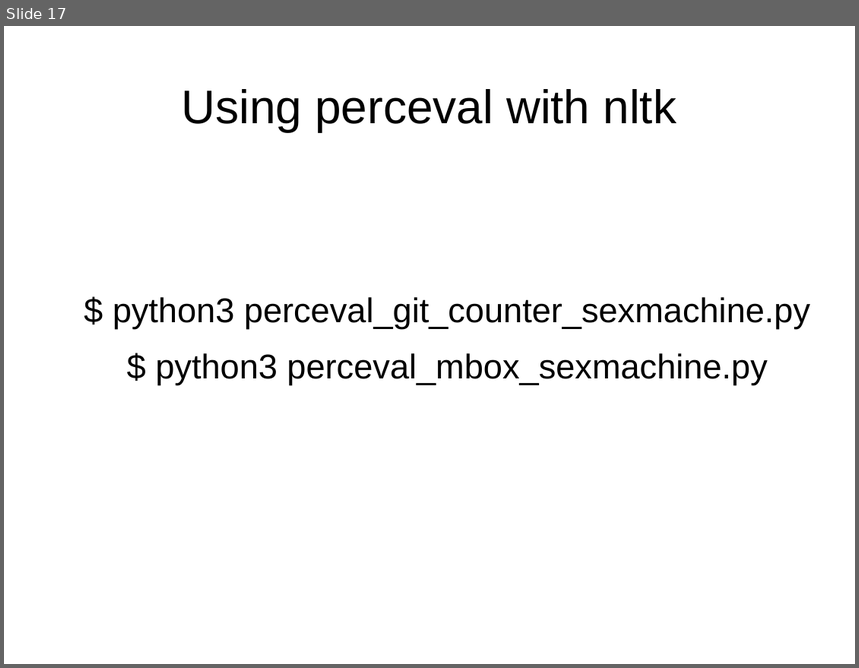
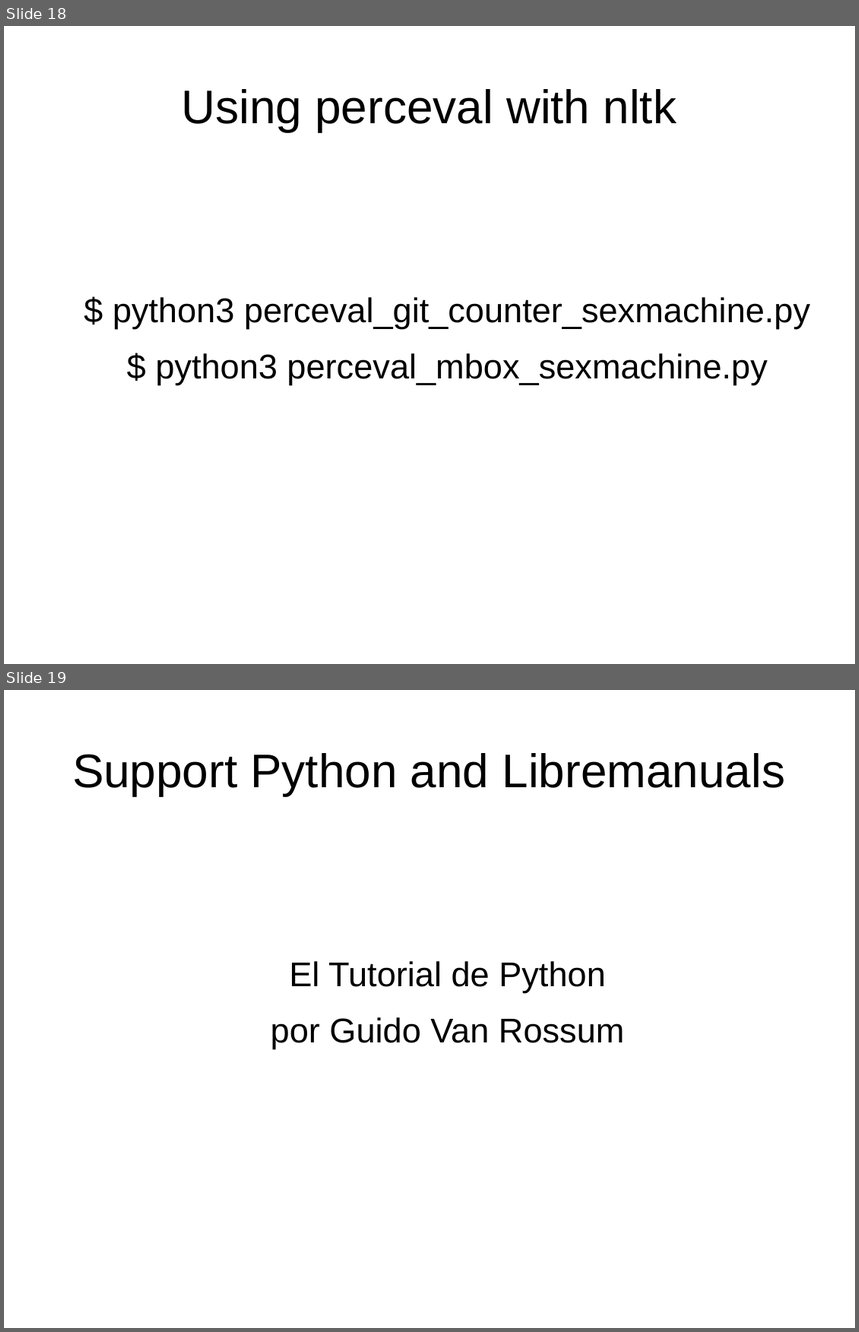
Before and after one commit to davidam/python-examples, a slide deck: presentations/nltk.odp. Shown one above the other, each under a label of ours: slide 17 before the commit, slides 18 and 19 after it. The pictures are 859x668 and 859x1332 pixels, drawn with LibreOffice and Linux fonts; fonts in the diff are those of the drawing. Boxes give left, top, right and bottom in pixels: in the first picture for what was removed or moved away, otherwise in the second. Text is boxed around its words. In the diff, an @@ line names an element or a change of style, - is before the commit and + after.

```diff
--- a/presentations/nltk.odp
+++ b/presentations/nltk.odp
@@ slide 19 added at [4, 690, 855, 1328], background #FFFFFF @@
@@ title added at [72, 753, 786, 796], 44 pt, text #000000 @@
+Support Python and Libremanuals
@@ text added at [271, 961, 625, 1049], 32 pt, text #000000 @@
+El Tutorial de Python
+por Guido Van Rossum
@@ what was slide 17 is now slide 18 @@
```
Also in this commit, not shown: 2 slides changed, 1 other slide added.
